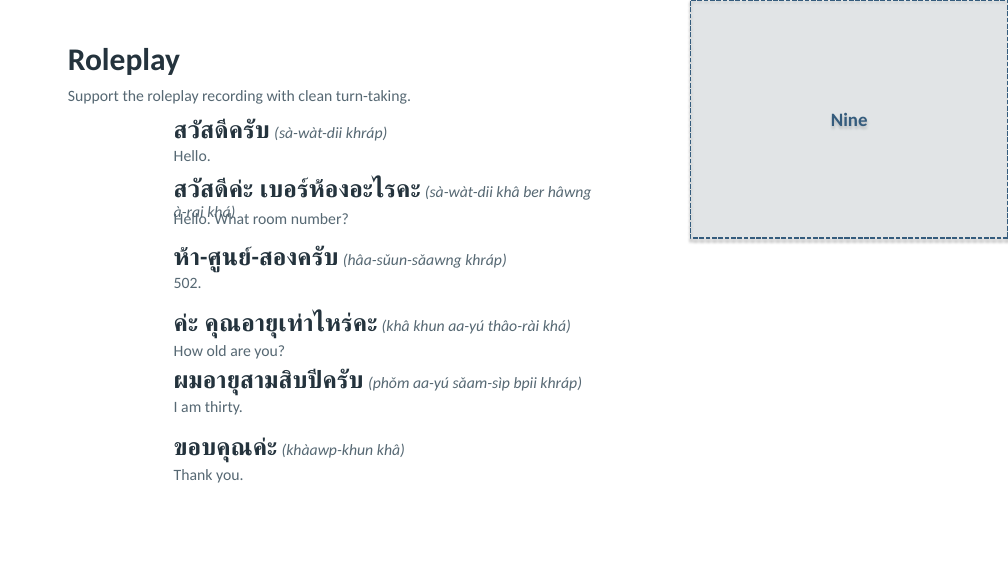
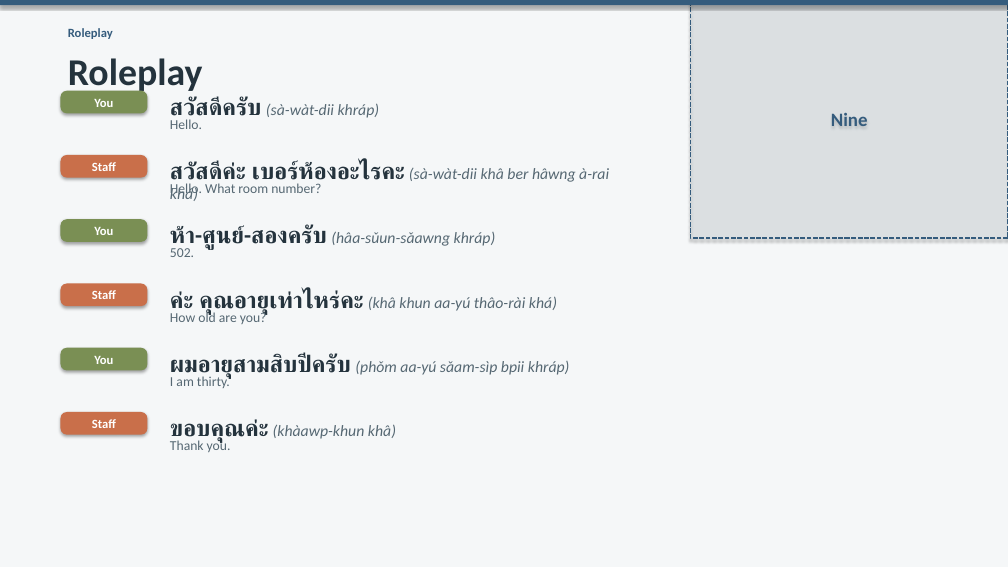
Before and after one commit to OTFTCS/thai-nine, a slide deck: slide 7 of course/modules/M01/L004/M01-L004-canva-deck.pptx. Drawn at 1008x567 pixels with LibreOffice and Linux fonts; fonts in the diff are those of the drawing; background and template pictures are left out. Boxes give left, top, right and bottom in pixels: in the first picture for what was removed or moved away, otherwise in the second. Text is boxed around its words. In the diff, an @@ line names an element or a change of style, - is before the commit and + after.

```diff
--- a/course/modules/M01/L004/M01-L004-canva-deck.pptx
+++ b/course/modules/M01/L004/M01-L004-canva-deck.pptx
@@ background picture (left out) to #F5F7F8 @@
@@ rectangle added at <box>0,0,1008,5</box>, fill #355C7D @@
@@ text added at <box>68,28,113,39</box>, 12 pt, text #355C7D, bold @@
+Roleplay
@@ text "Roleplay": place and size @@
-text "Roleplay" at <box>68,48,180,75</box>
+text "Roleplay" at <box>68,58,203,94</box>
@@ text "Roleplay" at <box>68,58,203,94</box>: size 30 to 36 pt @@
@@ text "สวัสดีครับ (sà-wàt-dii khráp)": place and size @@
-text "สวัสดีครับ (sà-wàt-dii khráp)" at <box>174,119,388,141</box>
+text "สวัสดีครับ (sà-wàt-dii khráp)" at <box>170,96,380,122</box>
@@ text "สวัสดีครับ (sà-wàt-dii khráp)" at <box>170,96,380,122</box>: size 23 to 22 pt in "สวัสดีครับ" @@
@@ vertical alignment top to middle; fill none to #7A8F54; shadow on in 3 elements at <box>60,219,147,242</box>, <box>60,348,147,371</box>, <box>60,91,147,113</box> @@
@@ rounded rectangle "You": place and size @@
-rounded rectangle "You" at <box>60,121,151,145</box>
+rounded rectangle "You" at <box>60,91,147,113</box>
@@ text removed at <box>68,90,411,104</box> @@
-Support the roleplay recording with clean turn-taking.
@@ text "Hello.": place and size @@
-text "Hello." at <box>174,150,211,161</box>
+text "Hello." at <box>170,119,202,129</box>
@@ vertical alignment top to middle; fill none to #C96F4A; shadow on in 3 elements at <box>60,412,147,435</box>, <box>60,284,147,306</box>, <box>60,155,147,178</box> @@
@@ rounded rectangle "Staff": place and size @@
-rounded rectangle "Staff" at <box>60,181,151,206</box>
+rounded rectangle "Staff" at <box>60,155,147,178</box>
@@ text "สวัสดีค่ะ เบอร์ห้องอะไรคะ (sà-wàt-dii khâ ber ...": place and size @@
-text "สวัสดีค่ะ เบอร์ห้องอะไรคะ (sà-wàt-dii khâ ber ..." at <box>174,177,592,222</box>
+text "สวัสดีค่ะ เบอร์ห้องอะไรคะ (sà-wàt-dii khâ ber ..." at <box>170,161,609,187</box>
@@ text "สวัสดีค่ะ เบอร์ห้องอะไรคะ (sà-wàt-dii khâ ber ..." at <box>170,161,609,187</box>: size 23 to 22 pt in "สวัสดีค่ะ เบอร์ห้องอะไรคะ" @@
@@ text "Hello. What room number?": place and size @@
-text "Hello. What room number?" at <box>174,211,349,224</box>
+text "Hello. What room number?" at <box>170,183,321,198</box>
@@ rounded rectangle "You": place and size @@
-rounded rectangle "You" at <box>60,245,151,269</box>
+rounded rectangle "You" at <box>60,219,147,242</box>
@@ text "ห้า-ศูนย์-สองครับ (hâa-sǔun-sǎawng khráp)": place and size @@
-text "ห้า-ศูนย์-สองครับ (hâa-sǔun-sǎawng khráp)" at <box>174,246,507,273</box>
+text "ห้า-ศูนย์-สองครับ (hâa-sǔun-sǎawng khráp)" at <box>170,225,496,251</box>
@@ text "ห้า-ศูนย์-สองครับ (hâa-sǔun-sǎawng khráp)" at <box>170,225,496,251</box>: size 23 to 22 pt in "ห้า-ศูนย์-สองครับ" @@
@@ text "502.": place and size @@
-text "502." at <box>174,278,202,288</box>
+text "502." at <box>170,248,194,257</box>
@@ rounded rectangle "Staff": place and size @@
-rounded rectangle "Staff" at <box>60,309,151,333</box>
+rounded rectangle "Staff" at <box>60,284,147,306</box>
@@ text "ค่ะ คุณอายุเท่าไหร่คะ (khâ khun aa-yú ...": place and size @@
-text "ค่ะ คุณอายุเท่าไหร่คะ (khâ khun aa-yú ..." at <box>174,311,571,338</box>
+text "ค่ะ คุณอายุเท่าไหร่คะ (khâ khun aa-yú ..." at <box>170,289,557,315</box>
@@ text "ค่ะ คุณอายุเท่าไหร่คะ (khâ khun aa-yú ..." at <box>170,289,557,315</box>: size 23 to 22 pt in "ค่ะ คุณอายุเท่าไหร่คะ" @@
@@ size 15 to 13 pt in 6 elements at <box>170,183,321,198</box>, <box>170,248,194,257</box>, <box>170,119,202,129</box>, <box>170,374,230,388</box>, <box>170,439,231,452</box>, <box>170,310,267,324</box> @@
@@ text "How old are you?": place and size @@
-text "How old are you?" at <box>174,345,285,359</box>
+text "How old are you?" at <box>170,310,267,324</box>
@@ rounded rectangle "You": place and size @@
-rounded rectangle "You" at <box>66,371,157,395</box>
+rounded rectangle "You" at <box>60,348,147,371</box>
@@ text "ผมอายุสามสิบปีครับ (phǒm aa-yú sǎam-sìp bpii ...": place and size @@
-text "ผมอายุสามสิบปีครับ (phǒm aa-yú sǎam-sìp bpii ..." at <box>174,369,582,396</box>
+text "ผมอายุสามสิบปีครับ (phǒm aa-yú sǎam-sìp bpii ..." at <box>170,354,570,380</box>
@@ text "ผมอายุสามสิบปีครับ (phǒm aa-yú sǎam-sìp bpii ..." at <box>170,354,570,380</box>: size 23 to 22 pt in "ผมอายุสามสิบปีครับ" @@
@@ text "I am thirty.": place and size @@
-text "I am thirty." at <box>174,401,243,415</box>
+text "I am thirty." at <box>170,374,230,388</box>
@@ rounded rectangle "Staff": place and size @@
-rounded rectangle "Staff" at <box>60,435,151,459</box>
+rounded rectangle "Staff" at <box>60,412,147,435</box>
@@ text "ขอบคุณค่ะ (khàawp-khun khâ)": place and size @@
-text "ขอบคุณค่ะ (khàawp-khun khâ)" at <box>174,437,405,463</box>
+text "ขอบคุณค่ะ (khàawp-khun khâ)" at <box>170,419,396,444</box>
@@ text "ขอบคุณค่ะ (khàawp-khun khâ)" at <box>170,419,396,444</box>: size 23 to 22 pt in "ขอบคุณค่ะ" @@
@@ text "Thank you.": place and size @@
-text "Thank you." at <box>174,469,243,483</box>
+text "Thank you." at <box>170,439,231,452</box>
```
Also in this commit, not shown: 8 other slides changed, 1 other file.
